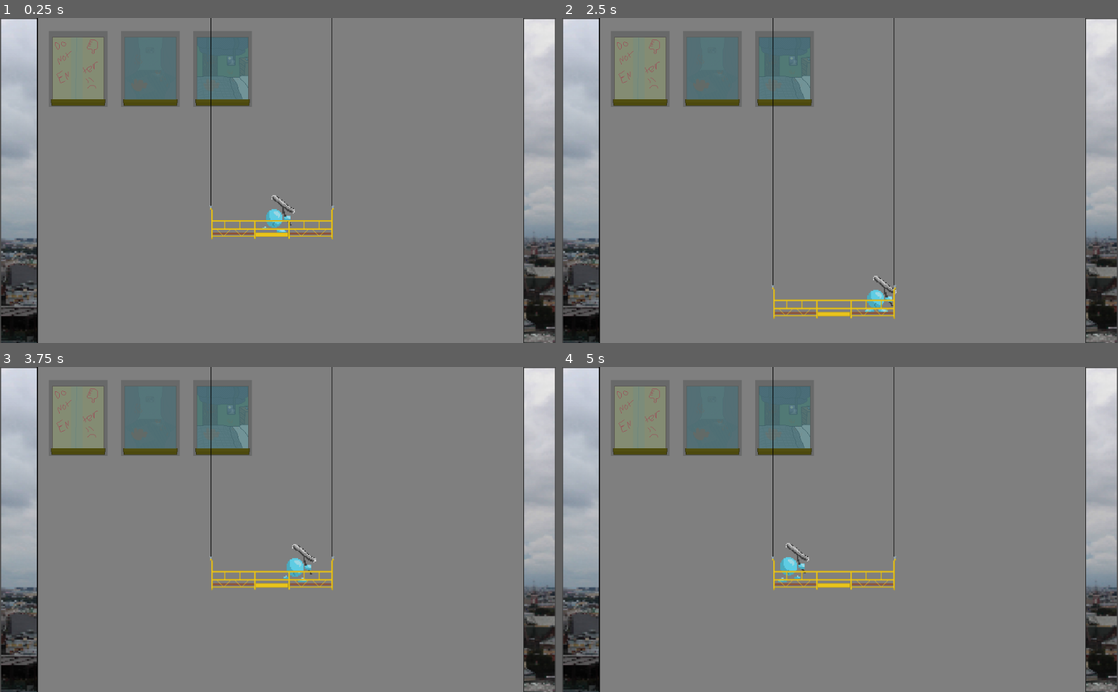
Above: before the commit, frames 1-4 (two rows, left to right).
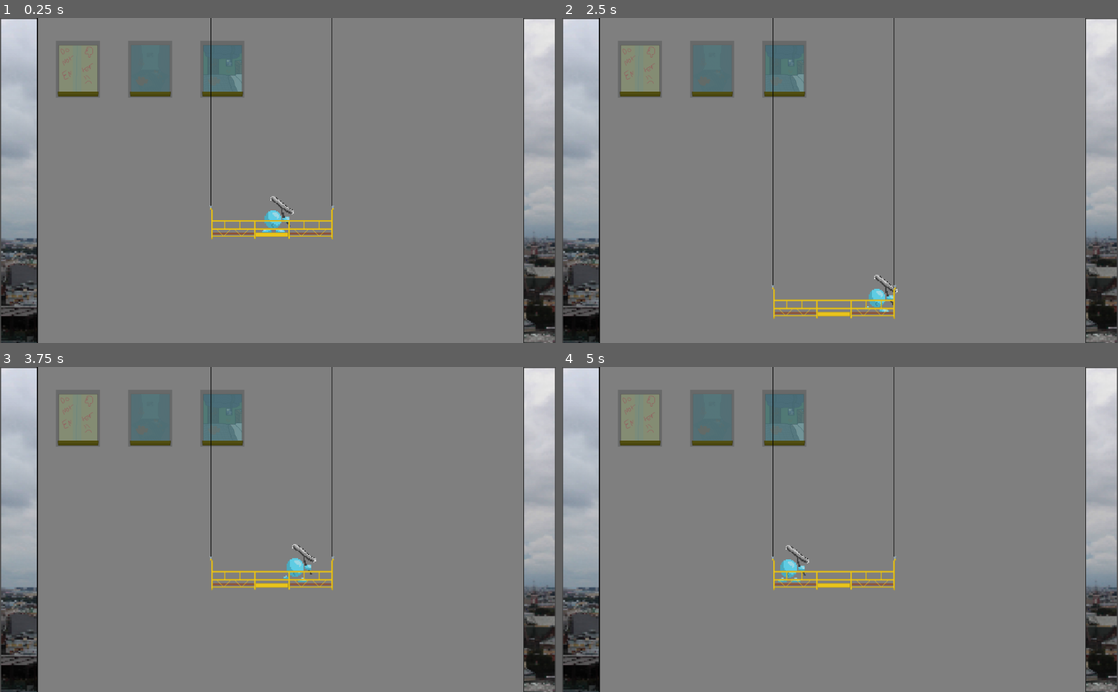
Above: after the commit, the same moments.

Repository: mbowerman828/Game-Jam-1
Game: Godot game, scene res://Scenes/Test.tscn
Same seed, same stepped clock (60 frames per second), same inputs: the game is played once before the commit and once after it.
Inputs:
- Up to frame 1 (0.25 s): no input
- Up to frame 2 (2.5 s): tap Enter at 0.5 s; hold D (Move_Character_Right) 0.53-1.28 s; tap Space (Wipe) at 0.6, 1.35, 2.1 s; hold Down (Move_Lift_Down) 1.28-2.03 s; hold D (Move_Character_Right) from 2.03 s (still down)
- Up to frame 3 (3.75 s): release D (Move_Character_Right) at 2.78 s; hold Up (Move_Lift_Up) 2.78-3.53 s; tap Space (Wipe) at 2.85, 3.6 s; hold A (Move_Character_Left) from 3.53 s (still down)
- Up to frame 4 (5 s): keep holding A (Move_Character_Left); tap Space (Wipe) at 4.35 s

The runs differ from the first frame. In frame 1, 2.7% of the frame differs, in the area x 9-53%, y 5-67%; in frame 2, 2.7%; in frame 3, 2.5%; in frame 4, 2.7%.

Commit message:
Made Animations work better and scaled windows

Diff:
--- a/Scenes/Player.tscn
+++ b/Scenes/Player.tscn
@@ -58,6 +58,26 @@
 atlas = ExtResource( 3 )
 region = Rect2( 256, 0, 64, 64 )
 
+[sub_resource type="AtlasTexture" id=20]
+atlas = ExtResource( 3 )
+region = Rect2( 256, 0, 64, 64 )
+
+[sub_resource type="AtlasTexture" id=21]
+atlas = ExtResource( 3 )
+region = Rect2( 192, 0, 64, 64 )
+
+[sub_resource type="AtlasTexture" id=22]
+atlas = ExtResource( 3 )
+region = Rect2( 128, 0, 64, 64 )
+
+[sub_resource type="AtlasTexture" id=23]
+atlas = ExtResource( 3 )
+region = Rect2( 64, 0, 64, 64 )
+
+[sub_resource type="AtlasTexture" id=24]
+atlas = ExtResource( 3 )
+region = Rect2( 0, 0, 64, 64 )
+
 [sub_resource type="SpriteFrames" id=3]
 animations = [ {
 "frames": [ SubResource( 2 ) ],
@@ -75,7 +95,7 @@
 "name": "WalkingRight",
 "speed": 5.0
 }, {
-"frames": [ SubResource( 8 ), SubResource( 9 ), SubResource( 10 ), SubResource( 11 ) ],
+"frames": [ SubResource( 8 ), SubResource( 9 ), SubResource( 10 ), SubResource( 11 ), SubResource( 20 ), SubResource( 21 ), SubResource( 22 ), SubResource( 23 ), SubResource( 24 ) ],
 "loop": false,
 "name": "Wiping",
 "speed": 10.0
@@ -105,3 +125,5 @@
 self_modulate = Color( 1, 0, 0, 1 )
 position = Vector2( 2, -17 )
 shape = SubResource( 19 )
+
+[connection signal="animation_finished" from="AnimatedSprite" to="." method="_on_AnimatedSprite_animation_finished"]
--- a/Scenes/Window.tscn
+++ b/Scenes/Window.tscn
@@ -9,6 +9,7 @@
 
 [node name="Window" type="Area2D"]
 position = Vector2( 502, 226 )
+scale = Vector2( 0.75, 0.75 )
 collision_layer = 2
 collision_mask = 2
 script = ExtResource( 3 )
--- a/Scripts/Player.gd
+++ b/Scripts/Player.gd
@@ -27,6 +27,9 @@
 
 
 onready var sprite : Sprite = get_node("Sprite")
+
+func _ready():
+	$AnimatedSprite.play("Idle")
 
 func _getInput():
 
@@ -79,12 +82,9 @@
 		if Input.is_action_just_released("Move_Character_Left"):
 			$AnimatedSprite.play("Idle")
 		if Input.is_action_just_released("Move_Character_Right"):
-			if $AnimatedSprite.play("Wiping") != true:
 				$AnimatedSprite.play("Idle")
 
 
-		if Input.is_action_just_released("Wipe"):
-			$AnimatedSprite.play("Idle")
 
 
 func do_clean_attempt():
@@ -93,10 +93,15 @@
 		overlappingArray.front().set_to_clean()
 		$AnimatedSprite.play("Wiping")
 	else:
-		$AnimatedSprite.play("Idle")
 		print("Add failed to clean animation maybe")
 
 
 func _physics_process(delta):
 	_getInput()
 	velocity = move_and_slide(velocity, Vector2.UP)
+
+
+
+
+func _on_AnimatedSprite_animation_finished():
+	$AnimatedSprite.play("Idle")
Not shown: 1 places in Scenes/Player.tscn that only renumber resources
